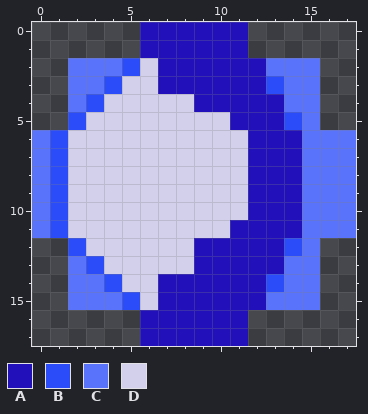
Two versions of one pixel-art sprite, Game/data/enemyfireball_05.png. This is how it looked before the edit.
The file is 90x90 pixels, drawn in blocks of 5x5; one block is one cell here.
Palette (. is transparent): A #2211bb  B #2a4cf9  C #5973fb  D #d3d0ec
Pixels before, first column x 0:
 0 ......AAAAAA......
 1 ......AAAAAA......
 2 ..CCCBDAAAAAACCC..
 3 ..CCBDDAAAAAABCC..
 4 ..CBDDDDDAAAAACC..
 5 ..BDDDDDDDDAAABC..
 6 CBDDDDDDDDDDAAACCC
 7 CBDDDDDDDDDDAAACCC
 8 CBDDDDDDDDDDAAACCC
 9 CBDDDDDDDDDDAAACCC
10 CBDDDDDDDDDDAAACCC
11 CBDDDDDDDDDAAAACCC
12 ..BDDDDDDAAAAABC..
13 ..CBDDDDDAAAAACC..
14 ..CCBDDAAAAAABCC..
15 ..CCCBDAAAAAACCC..
16 ......AAAAAA......
17 ......AAAAAA......
New version:
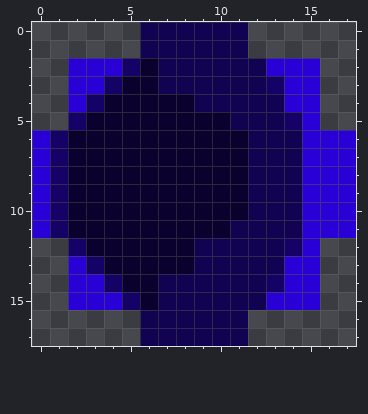
Edits made:
colour A: #2211bb -> #110252
colour B: #2a4cf9 -> #150267
colour C: #5973fb -> #2900d6
colour D: #d3d0ec -> #0a012f
